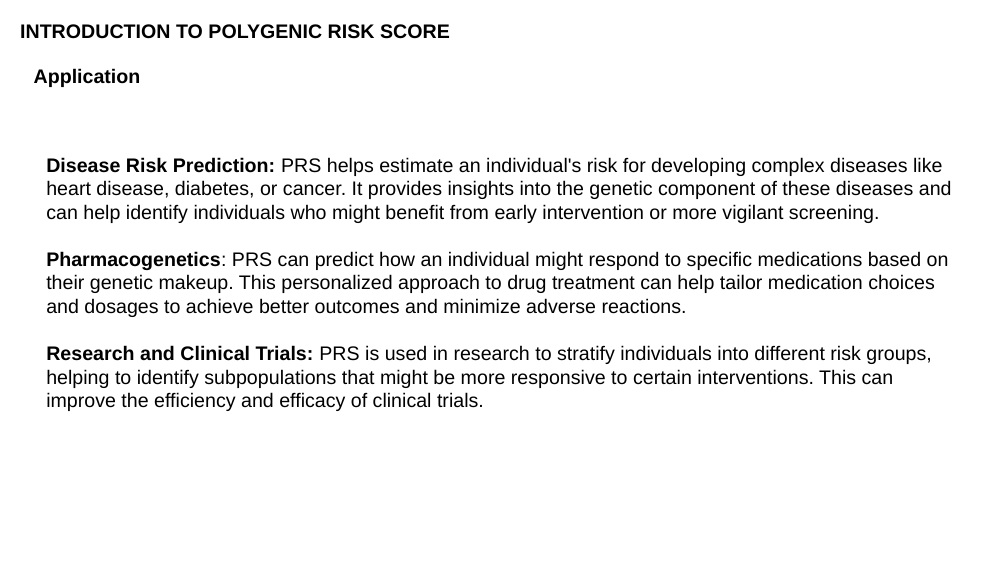
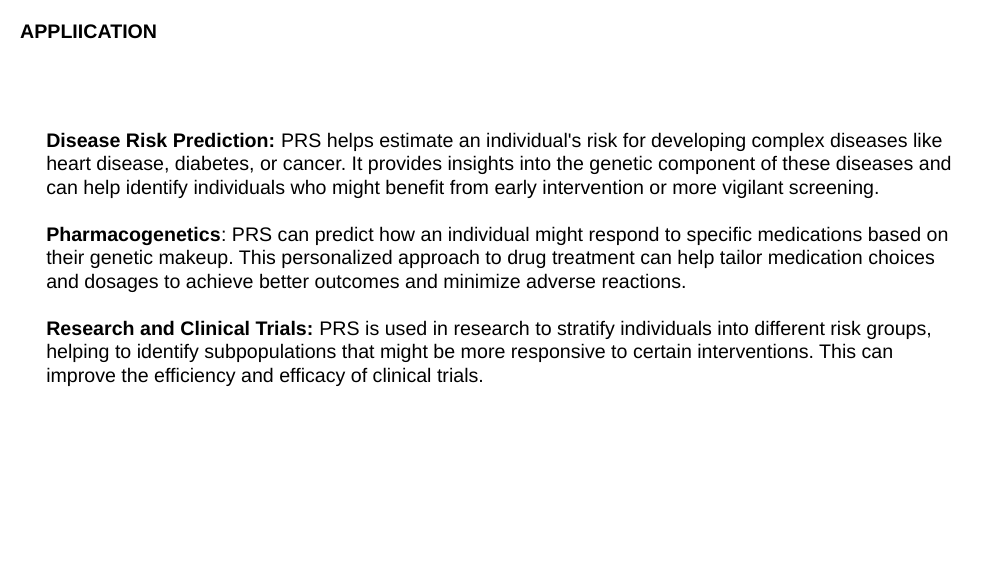
Before and after one commit to luuloi/GWAS_Introduction_2023, a slide deck: slide 6 of GWAS_ Polygenic Risk Score_practice.pptx (slide 7 before the commit). Drawn at 1008x567 pixels with LibreOffice and Linux fonts; fonts in the diff are those of the drawing. Boxes give left, top, right and bottom in pixels: in the first picture for what was removed or moved away, otherwise in the second. Text is boxed around its words. In the diff, an @@ line names an element or a change of style, - is before the commit and + after.

```diff
--- a/GWAS_ Polygenic Risk Score_practice.pptx
+++ b/GWAS_ Polygenic Risk Score_practice.pptx
@@ text at <box>20,24,157,39</box>: text changed @@
-INTRODUCTION TO POLYGENIC RISK SCORE
+APPLIICATION
@@ text removed at <box>34,68,141,87</box> @@
-Application
@@ text "Disease Risk Prediction: PRS helps ...": place and size @@
-text "Disease Risk Prediction: PRS helps ..." at <box>46,157,952,411</box>
+text "Disease Risk Prediction: PRS helps ..." at <box>46,132,952,386</box>
```
Also in this commit, not shown: 1 slide removed.
